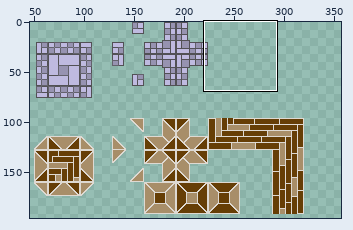
A sprite sheet gets an edit: TileSets/path001.png. The picture above shows the old version from afar; the outline marks the close-up.
Close-up. The starting point:
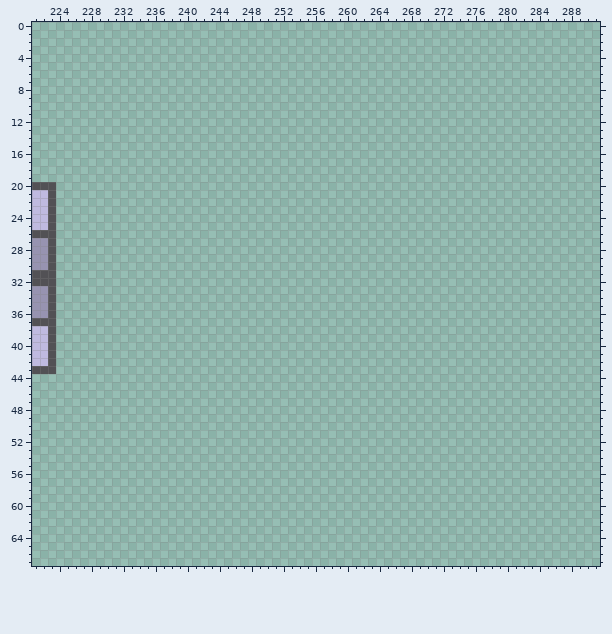
The file is 352x320 pixels. Colours within 5 levels of each other are drawn and written as one. Shown: x 221..291, y 0..67. The old version is drawn lined up with the new one, on the new canvas. The wide view leaves out empty margins. The commit also changed other parts of the picture, which this record leaves out.
New version:
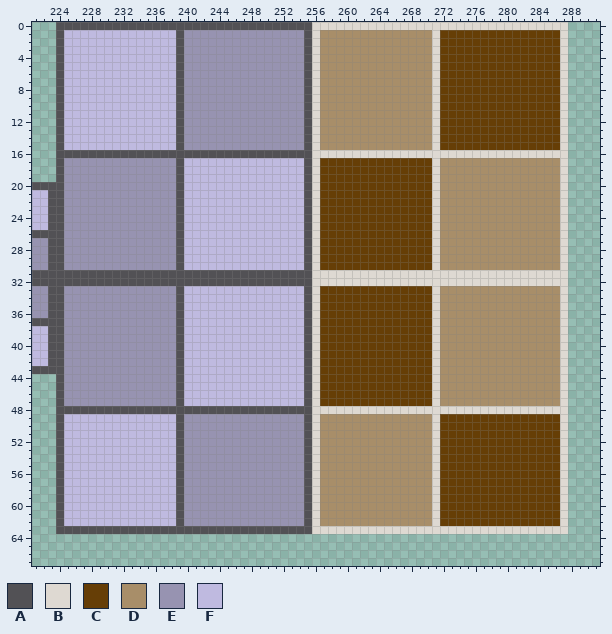
Palette (. is transparent): A #525155  B #ded9d2  C #663e06  D #a88e69  E #9793b1  F #bfbae0
Edits made:
canvas 352x320 -> 640x640
Colour A now appears in row 0 at x 224 to 255; in rows 1 to 15 at x 224, 239 and 255; in row 16 at x 224 to 255; in rows 17 to 30 at x 224, 239 and 255; in rows 31 to 32 at x 224 to 255; in rows 33 to 47 at x 224, 239 and 255.
Colour A now appears in row 48 at x 224 to 255; in rows 49 to 62 at x 224, 239 and 255; in row 63 at x 224 to 255.
Colour B now appears in row 0 at x 256 to 287; in rows 1 to 15 at x 256, 271 and 287; in row 16 at x 256 to 287; in rows 17 to 30 at x 256, 271 and 287; in rows 31 to 32 at x 256 to 287; in rows 33 to 47 at x 256, 271 and 287.
Colour B now appears in row 48 at x 256 to 287; in rows 49 to 62 at x 256, 271 and 287; in row 63 at x 256 to 287.
Colour C now appears in rows 1 to 15 at x 272 to 286; in rows 17 to 30 at x 257 to 270; in rows 33 to 47 at x 257 to 270; in rows 49 to 62 at x 272 to 286.
Colour D now appears in rows 1 to 15 at x 257 to 270; in rows 17 to 30 at x 272 to 286; in rows 33 to 47 at x 272 to 286; in rows 49 to 62 at x 257 to 270.
Colour E now appears in rows 1 to 15 at x 240 to 254; in rows 17 to 30 at x 225 to 238; in rows 33 to 47 at x 225 to 238; in rows 49 to 62 at x 240 to 254.
Colour F now appears in rows 1 to 15 at x 225 to 238; in rows 17 to 30 at x 240 to 254; in rows 33 to 47 at x 240 to 254; in rows 49 to 62 at x 225 to 238.
Boxes around the changes in both close-ups, in picture pixels (x1, y1, x2, y2):
added: (56, 22, 568, 534)
